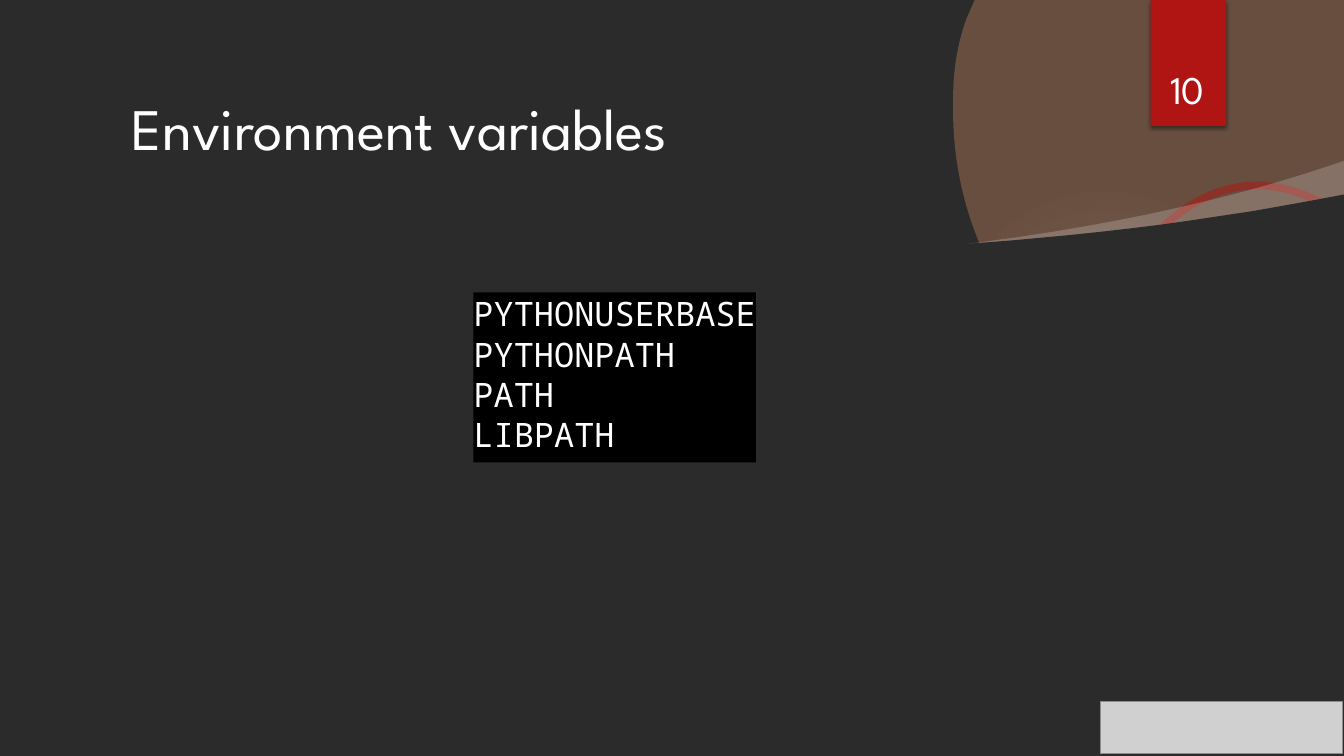
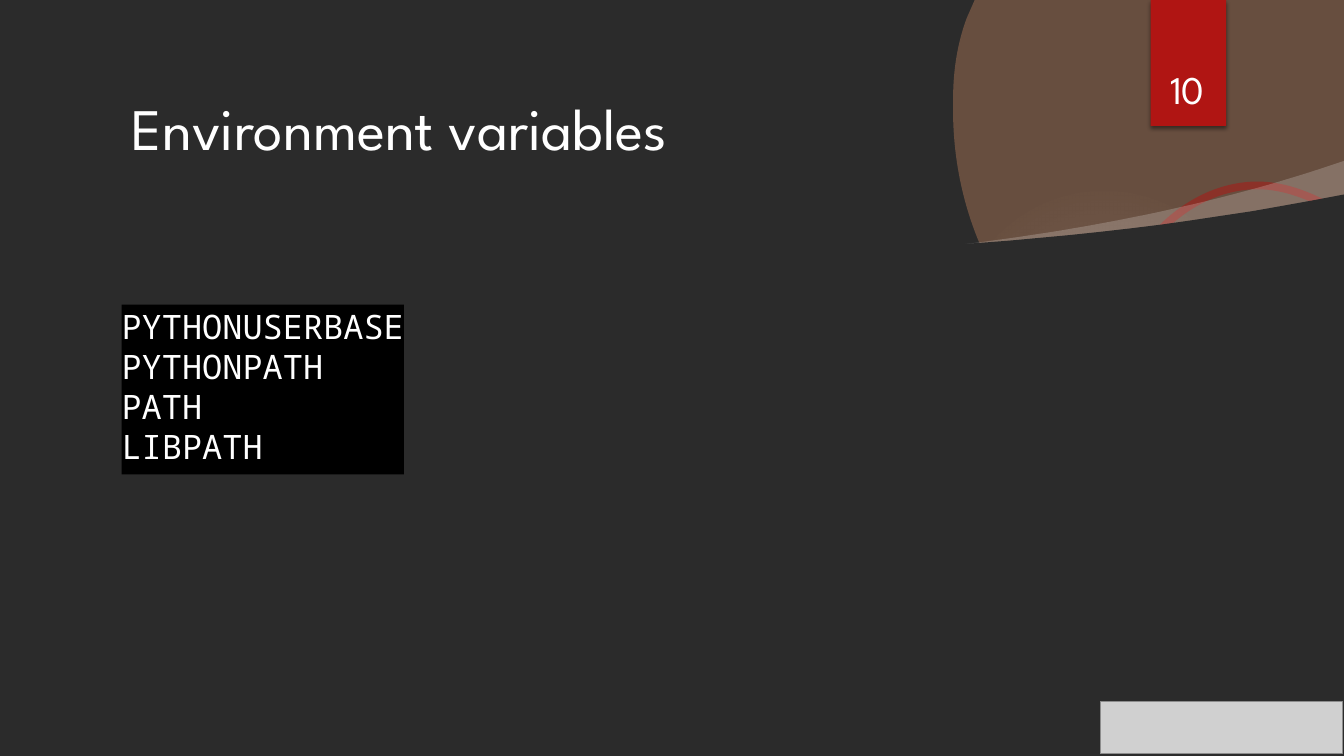
Before and after one commit to RSE-Cambridge/Intro-to-Dawn, a slide deck: slide 10 of Part3-PythonEnvironments/Slides/PyEnvs_onDAWN.pptx. Drawn at 1344x756 pixels with LibreOffice and Linux fonts; fonts in the diff are those of the drawing; grey boxes stand for pictures; background and template pictures are left out; a plain dark background stands for a picture behind light text. Boxes give left, top, right and bottom in pixels: in the first picture for what was removed or moved away, otherwise in the second. Text is boxed around its words. In the diff, an @@ line names an element or a change of style, - is before the commit and + after.

```diff
--- a/Part3-PythonEnvironments/Slides/PyEnvs_onDAWN.pptx
+++ b/Part3-PythonEnvironments/Slides/PyEnvs_onDAWN.pptx
@@ rectangle "PYTHONUSERBASE": place and size @@
-rectangle "PYTHONUSERBASE" at bbox=[474, 292, 756, 463]
+rectangle "PYTHONUSERBASE" at bbox=[122, 304, 404, 475]
```
Also in this commit, not shown: 5 other slides changed, 2 slides removed, 5 other files.
